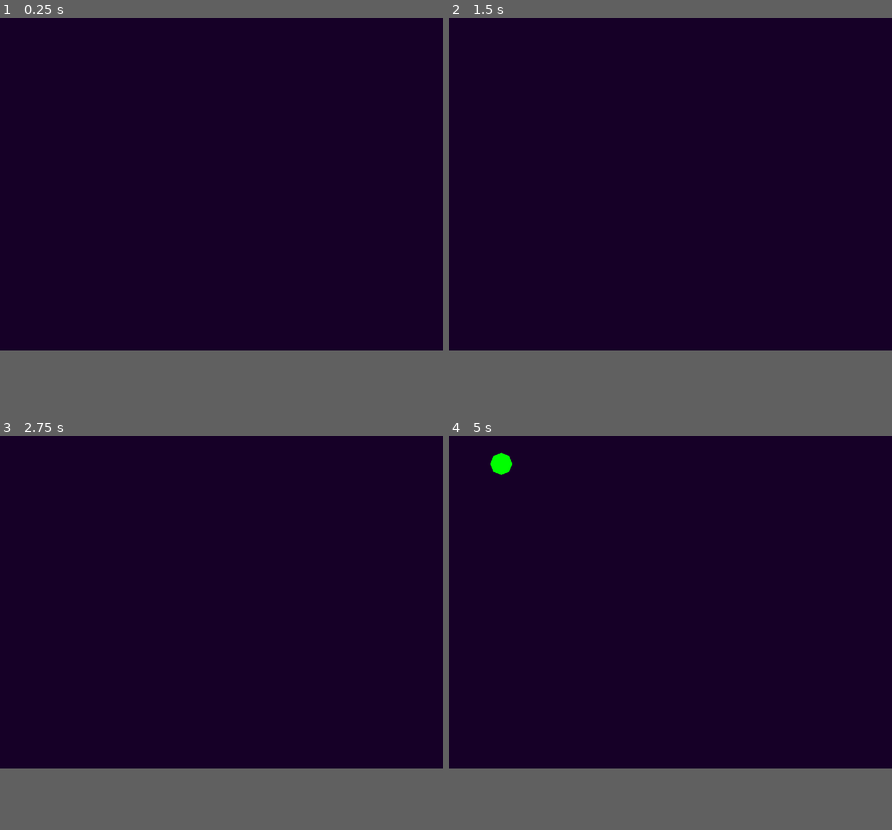
Above: before the commit, frames 1-4 (two rows, left to right).
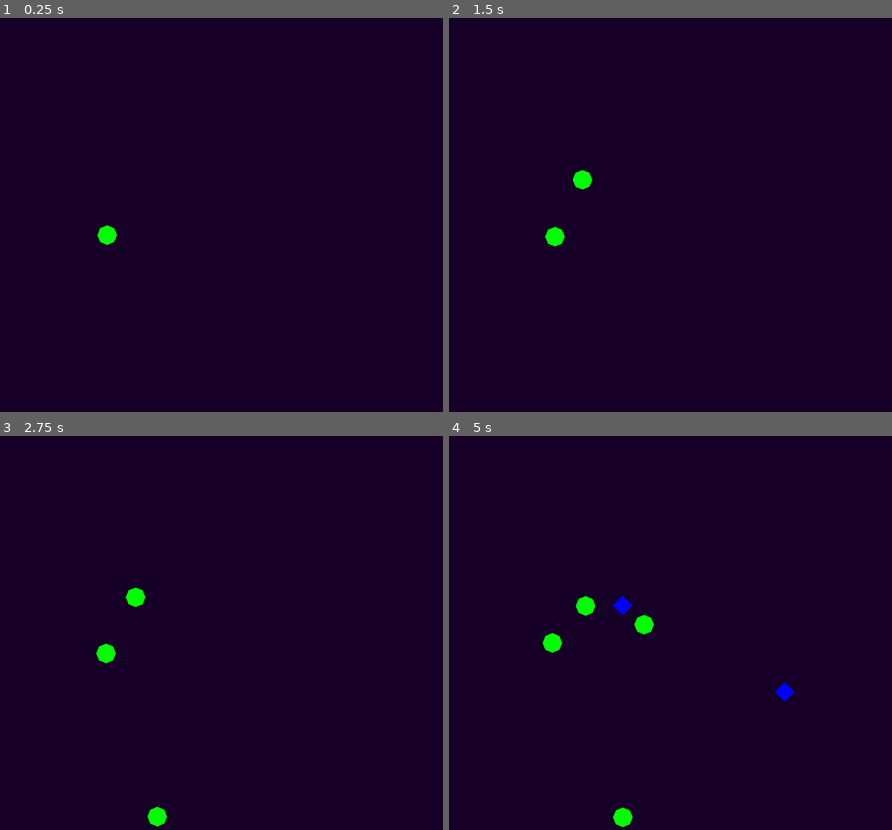
Above: after the commit, the same moments.

Repository: emilasheras/synth-mobs
Game: Godot game, scene res://PoYoGi.tscn
Two runs of this game, one before a commit and one after it. Both use one fixed random seed, a clock stepped at 60 frames per second and the inputs below.
Inputs:
- Up to frame 1 (0.25 s): no input
- Up to frame 2 (1.5 s): tap Enter at 0.5 s; tap Space at 1.25 s
- Up to frame 3 (2.75 s): no input
- Up to frame 4 (5 s): no input
In our replay, the window is 800x600 before the commit and 800x711 after it. These sizes can differ from the game's own. Grey fills any space a smaller window leaves; there, only what the larger window draws over its background counts as a difference.

The runs differ from the first frame. In frame 1, 0.2% of the frame differs, in the area x 22-27%, y 52-58%; in frame 2, 0.3%; in frame 3, 0.5%; in frame 4, 1.1%, in the area x 9-78%, y 4-100%.

Commit message:
Added biased movement towards the center of the screen for better testing

Diff:
--- a/Environments/Game1Space.gd
+++ b/Environments/Game1Space.gd
@@ -3,4 +3,5 @@
 func _ready():
 	#testCreature(poMobModel)
 	var viewport = get_viewport_rect()
+	#print(viewport.get_center())
 	MobManager.spawnCreatures(15, self, [viewport.size.x, viewport.size.y])
--- a/Modules/MobModule/Models/MobBaseModel.gd
+++ b/Modules/MobModule/Models/MobBaseModel.gd
@@ -1,10 +1,11 @@
 extends RigidBody2D
 
-var min_speed = 50  # Minimum speed of the creature
-var max_speed = 150  # Maximum speed of the creature
-var change_interval = 1.0  # Time in seconds between direction/speed changes
+const MIN_SPEED = 20
+const MAX_SPEED = 40
+var change_interval = 0.250  # Time in seconds between direction/speed changes
+var timer = 0.0  # Timer to track time since last change
+var centerBias = 0.1 # How strongly the mob is biased towards the center (0-1)
 
-var timer = 0.0  # Timer to track time since last change
 
 func _ready():
 	randomize()  # Ensures that the random generator seed is unique
@@ -17,6 +18,12 @@
 		apply_random_velocity()
 
 func apply_random_velocity():
-	var random_direction = Vector2(randf_range(-1.0, 1.0), randf_range(-1.0, 1.0)).normalized()
-	var random_speed = randf_range(min_speed, max_speed)
-	linear_velocity = random_direction * random_speed
+	# Recalculate center direction
+	var directionToCenter = (get_viewport_rect().get_center() - global_position).normalized()
+
+	var randomDirection = Vector2(randf_range(-1.0, 1.0), randf_range(-1.0, 1.0)).normalized()
+	var randomSpeed = randf_range(MIN_SPEED, MAX_SPEED)
+
+	var movementDirection = (directionToCenter * centerBias + randomDirection * (1 - centerBias)).normalized()
+
+	linear_velocity = movementDirection * randomSpeed
--- a/Modules/MobModule/Models/MobManager.gd
+++ b/Modules/MobModule/Models/MobManager.gd
@@ -4,6 +4,7 @@
 	"mob_po": preload("res://Modules/MobModule/Models/Po.tscn"),
 	"mob_yo": preload("res://Modules/MobModule/Models/Yo.tscn")
 }
+const SPAWN_RATE_SECONDS = 1.0
 
 # Preload mob scenes
 func _ready():
@@ -11,7 +12,6 @@
 
 func getMobInstance(mobName: String) -> Node:
 	if mobScenes.has(mobName):
-		print(mobScenes[mobName])
 		return mobScenes[mobName].instantiate()
 	else:
 		print("MobManager: No mob found with name ", mobName)
@@ -20,11 +20,17 @@
 #func testCreature(mobModel):
 	#print("Type of poMobModel:", typeof(poMobModel), poMobModel)
 	#print("Testing get_state: ", poMobModel.get_state())
+func getMobNameRandom():
+	randomize()
+	return mobScenes.keys().pick_random()
 
 func spawnMobAt(mobName, scene: Node2D, coordinates):
+	if(mobName == "any"):
+		mobName = getMobNameRandom()
+	print("mobName: {mobName}".format({"mobName": mobName}))
 	var mobInstance = getMobInstance(mobName)
-	scene.add_child(mobInstance) # todo: now how do i attach it?
 	mobInstance.position = Vector2(coordinates[0], coordinates[1])
+	scene.add_child(mobInstance)
 
 func spawnCreatures(amount: int, scene: Node2D, coordinatesMaximum):
 	# This function spawns `amount` creatures, with a 1-second gap between each
@@ -32,8 +38,8 @@
 	for i in range(amount):
 		var posX = randf_range(0, coordinatesMaximum[0])
 		var posY = randf_range(0, coordinatesMaximum[1])
-		spawnMobAt("mob_yo", scene, [posX, posY])
+		spawnMobAt("any", scene, [posX, posY])
 		print("Spawned at: X({x}) and Y({y})".format({"x": posX, "y": posY}))
 
 		# Wait for 1 second before continuing the loop
-		await get_tree().create_timer(1.0).timeout
+		await get_tree().create_timer(SPAWN_RATE_SECONDS).timeout
--- a/PoYoGi.tscn
+++ b/PoYoGi.tscn
@@ -8,6 +8,6 @@
 script = SubResource("GDScript_5qhw0")
 
 [node name="Camera2D" type="Camera2D" parent="."]
-position = Vector2(960, 540)
+position = Vector2(450, 400)
 
 [node name="Game1Space" parent="." instance=ExtResource("1_bxo80")]
--- a/project.godot
+++ b/project.godot
@@ -21,8 +21,8 @@
 
 [display]
 
-window/size/viewport_width=800
-window/size/viewport_height=600
+window/size/viewport_width=900
+window/size/viewport_height=800
 window/size/initial_position_type=2
 window/size/initial_screen=2
 window/stretch/mode="viewport"
